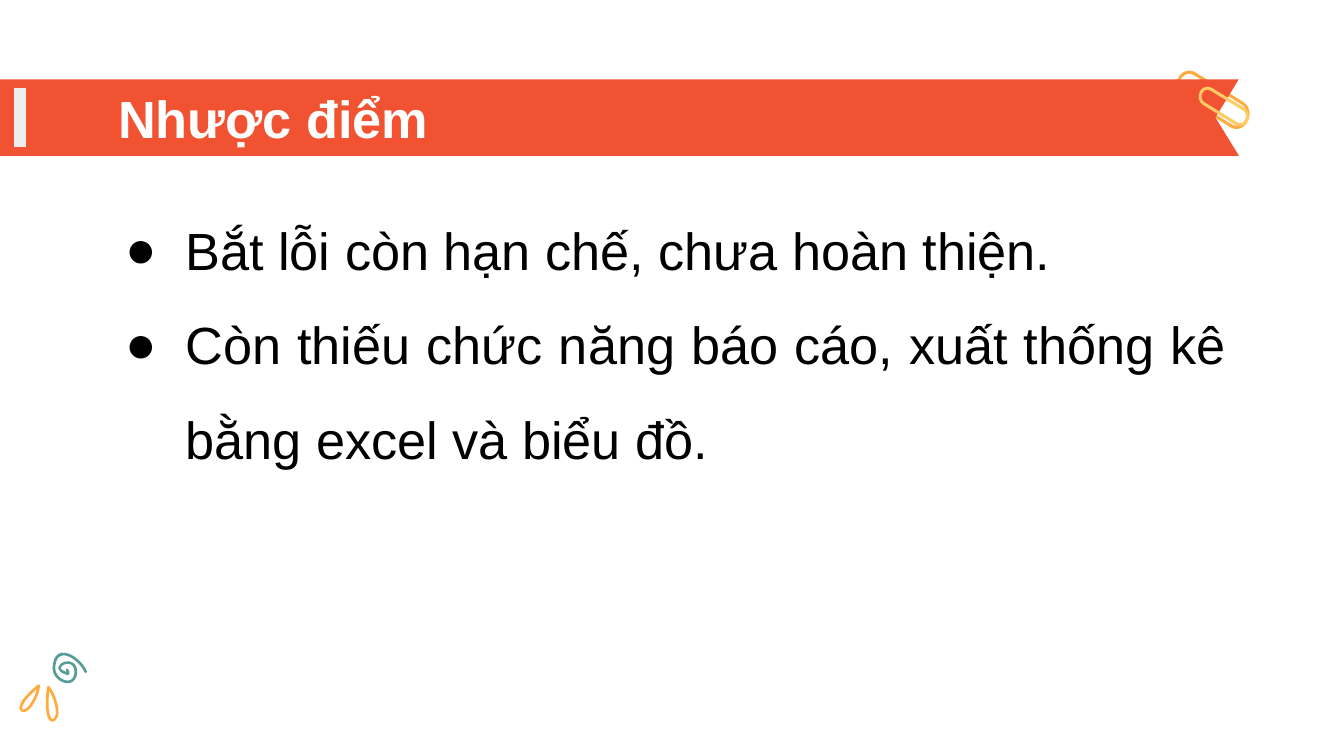
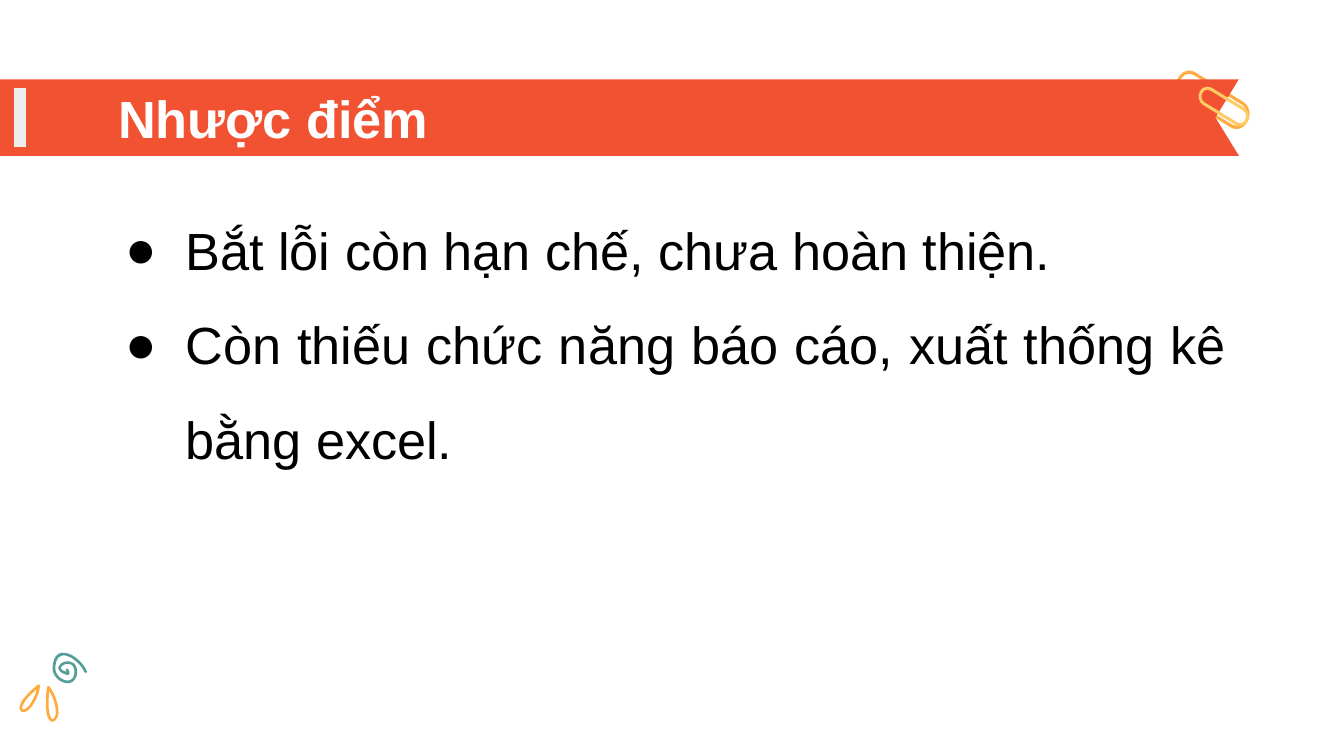
Before and after one commit to zeldrisho/SalesManagement, a slide deck: slide 20 of Docs/Quản lý bán hàng - Nhóm 9 - HK3.TT.01.pptx. Drawn at 1344x756 pixels with LibreOffice and Linux fonts; fonts in the diff are those of the drawing. Boxes give left, top, right and bottom in pixels: in the first picture for what was removed or moved away, otherwise in the second. Text is boxed around its words. In the diff, an @@ line names an element or a change of style, - is before the commit and + after.

```diff
--- a/Docs/Quản lý bán hàng - Nhóm 9 - HK3.TT.01.pptx
+++ b/Docs/Quản lý bán hàng - Nhóm 9 - HK3.TT.01.pptx
@@ subtitle at (185, 323, 1226, 469): text changed @@
-● Còn thiếu chức năng báo cáo, xuất thống kê bằng excel và biểu đồ.
+● Còn thiếu chức năng báo cáo, xuất thống kê bằng excel.
```
Also in this commit, not shown: 30 other files.
